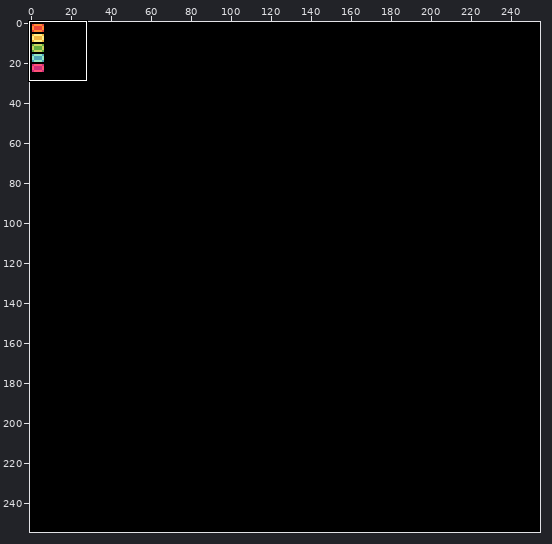
One commit to this pixel-art file: res/spr.aseprite. Above: a wide view before the commit, with the close-up outlined.
Close-up. Earlier state:
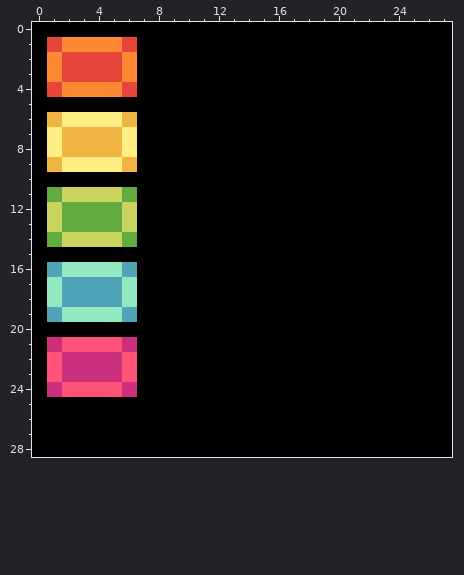
255x255 pixels, 1 frame. Shown: x 0..27, y 0..28.
After the commit:
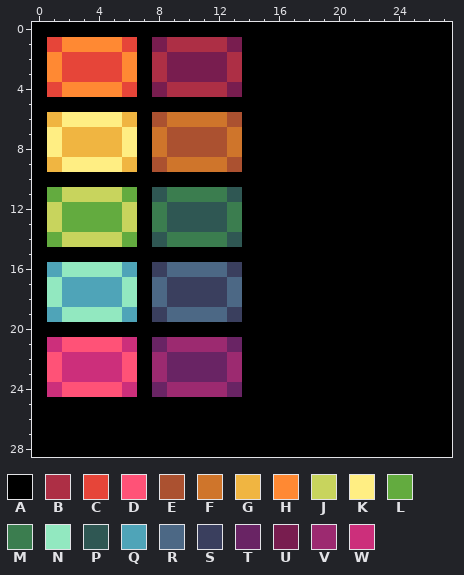
Palette (. is transparent): A #000000  B #ad2f45  C #e64539  D #ff5277  E #ab5130  F #cf752b  G #f0b541  H #ff8933  J #c8d45d  K #ffee83  L #63ab3f  M #3b7d4f  N #92e8c0  P #2f5753  Q #4fa4b8  R #4c6885  S #3a3f5e  T #692464  U #781d4f  V #9c2a70  W #cc2f7b
Edits made:
Colour A becomes colour B in row 1 at x 9 to 12; in rows 2 to 3 at x 8 and 13; in row 4 at x 9 to 12.
Colour A becomes colour E in row 6 at x 8 and 13; in rows 7 to 8 at x 9 to 12; in row 9 at x 8 and 13.
Colour A becomes colour F in row 6 at x 9 to 12; in rows 7 to 8 at x 8 and 13; in row 9 at x 9 to 12.
Colour A becomes colour M in row 11 at x 9 to 12; in rows 12 to 13 at x 8 and 13; in row 14 at x 9 to 12.
Colour A becomes colour P in row 11 at x 8 and 13; in rows 12 to 13 at x 9 to 12; in row 14 at x 8 and 13.
Colour A becomes colour R in row 16 at x 9 to 12; in rows 17 to 18 at x 8 and 13; in row 19 at x 9 to 12.
Colour A becomes colour S in row 16 at x 8 and 13; in rows 17 to 18 at x 9 to 12; in row 19 at x 8 and 13.
Colour A becomes colour T in row 21 at x 8 and 13; in rows 22 to 23 at x 9 to 12; in row 24 at x 8 and 13.
Colour A becomes colour U in row 1 at x 8 and 13; in rows 2 to 3 at x 9 to 12; in row 4 at x 8 and 13.
Colour A becomes colour V in row 21 at x 9 to 12; in rows 22 to 23 at x 8 and 13; in row 24 at x 9 to 12.
